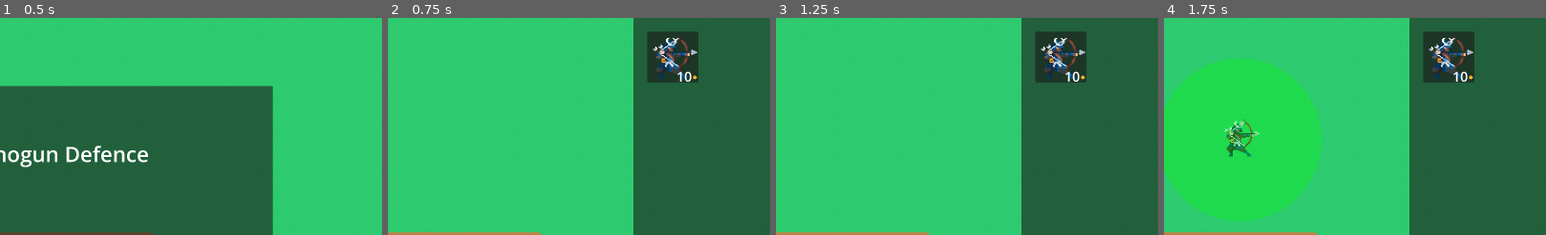
Above: before the commit, frames 1-4 (left to right).
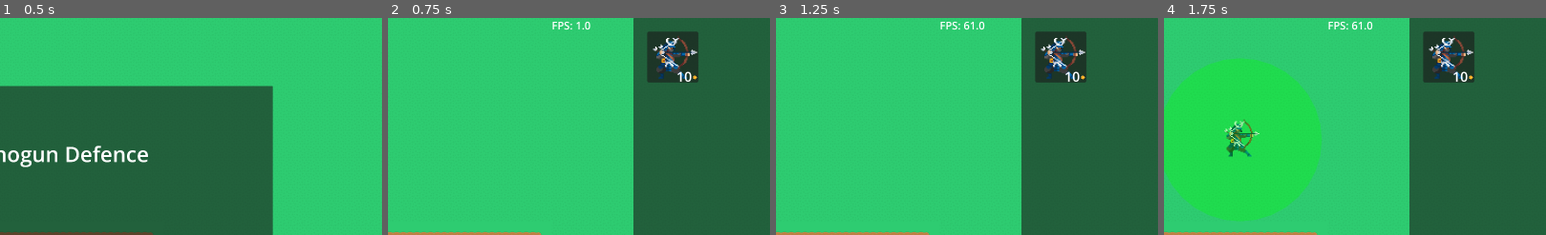
Above: after the commit, the same moments.

Repository: tt23aaz/Shogun-Defence
Game: Godot game, scene res://main_menu.tscn
Two runs of this game, one before a commit and one after it. Both use one fixed random seed, a clock stepped at 60 frames per second and the inputs below.
Inputs (mouse positions are % of the whole screen's width and height, from its top left):
- Up to frame 1 (0.5 s): no input
- Up to frame 2 (0.75 s): click "Play" at 0.5 s
- Up to frame 3 (1.25 s): no input
- Up to frame 4 (1.75 s): tap Enter at 1.25 s; drag from (87, 9) to (60, 28) at 1.27 s
The pictures show only the part of the screen within x 50-100%, y 0-50%; the shares and areas given below are measured in that part.

Frame 1 is identical in both runs. In frame 2, 0.2% of the frame differs, in the area x 43-53%, y 1-6%; in frame 3, 0.2%, in the area x 43-55%, y 1-6%; in frame 4, 0.2%.

Commit message:
Added FPS onto the game to test performance

Diff:
--- a/main.tscn
+++ b/main.tscn
@@ -3,6 +3,13 @@
 [ext_resource type="PackedScene" uid="uid://csttxo5pk5xvc" path="res://tiles/tile_map.tscn" id="1_ig7tw"]
 [ext_resource type="Script" uid="uid://dbn8ry70uihxo" path="res://PathSpawner.gd" id="2_0xm2m"]
 [ext_resource type="PackedScene" uid="uid://dfxq6yvb04jjc" path="res://ui.tscn" id="3_h2yge"]
+
+[sub_resource type="GDScript" id="GDScript_h2yge"]
+script/source = "extends Label
+
+func _process(delta: float) -> void:
+	text = \"FPS: %s\" % [Engine.get_frames_per_second()]
+"
 
 [node name="Main" type="Node2D" unique_id=261045473]
 
@@ -20,4 +27,12 @@
 
 [node name="Towers" type="Node2D" parent="." unique_id=1856334605]
 
+[node name="Label" type="Label" parent="." unique_id=1411146722]
+offset_left = 2560.0
+offset_right = 2880.0
+offset_bottom = 137.0
+theme_override_font_sizes/font_size = 50
+text = "1000"
+script = SubResource("GDScript_h2yge")
+
 [connection signal="timeout" from="PathSpawner/Timer" to="PathSpawner" method="_on_timer_timeout"]
